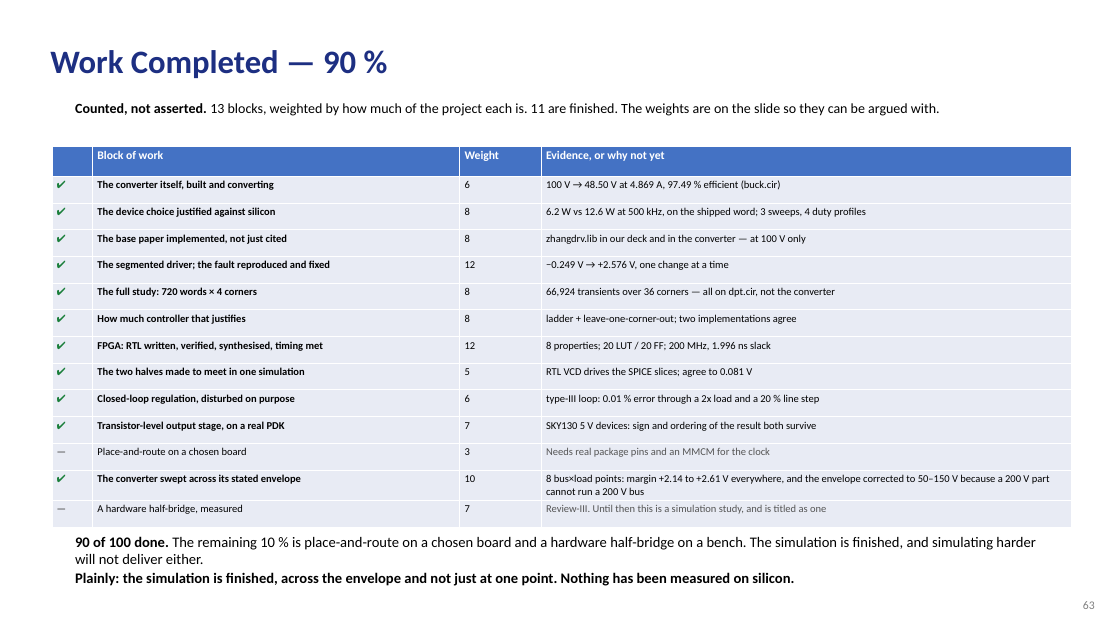
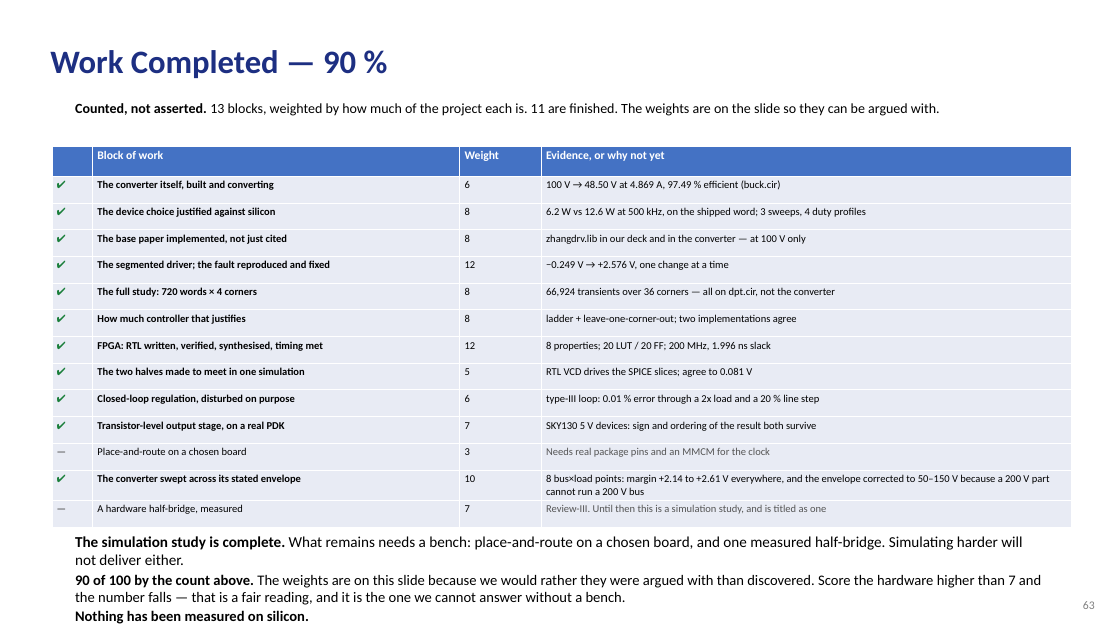
Before and after one commit to Amritha902/gan-driver, a slide deck: slide 63 of review/GaN_Review2_BACKUP.pptx. Drawn at 1120x630 pixels with LibreOffice and Linux fonts; fonts in the diff are those of the drawing. Boxes give left, top, right and bottom in pixels: in the first picture for what was removed or moved away, otherwise in the second. Text is boxed around its words. In the diff, an @@ line names an element or a change of style, - is before the commit and + after.

```diff
--- a/review/GaN_Review2_BACKUP.pptx
+++ b/review/GaN_Review2_BACKUP.pptx
@@ text at <box>75,536,1041,605</box>: text changed @@
-90 of 100 done. The remaining 10 % is place-and-route on a chosen board and a hardware half-bridge on a bench. The simulation is finished, and simulating harder will not deliver either.
-Plainly: the simulation is finished, across the envelope and not just at one point. Nothing has been measured on silicon.
+The simulation study is complete. What remains needs a bench: place-and-route on a chosen board, and one measured half-bridge. Simulating harder will not deliver either.
+90 of 100 by the count above. The weights are on this slide because we would rather they were argued with than discovered. Score the hardware higher than 7 and the number falls — that is a fair reading, and it is the one we cannot answer without a bench.
+Nothing has been measured on silicon.
```
Also in this commit, not shown: 3 other files.
